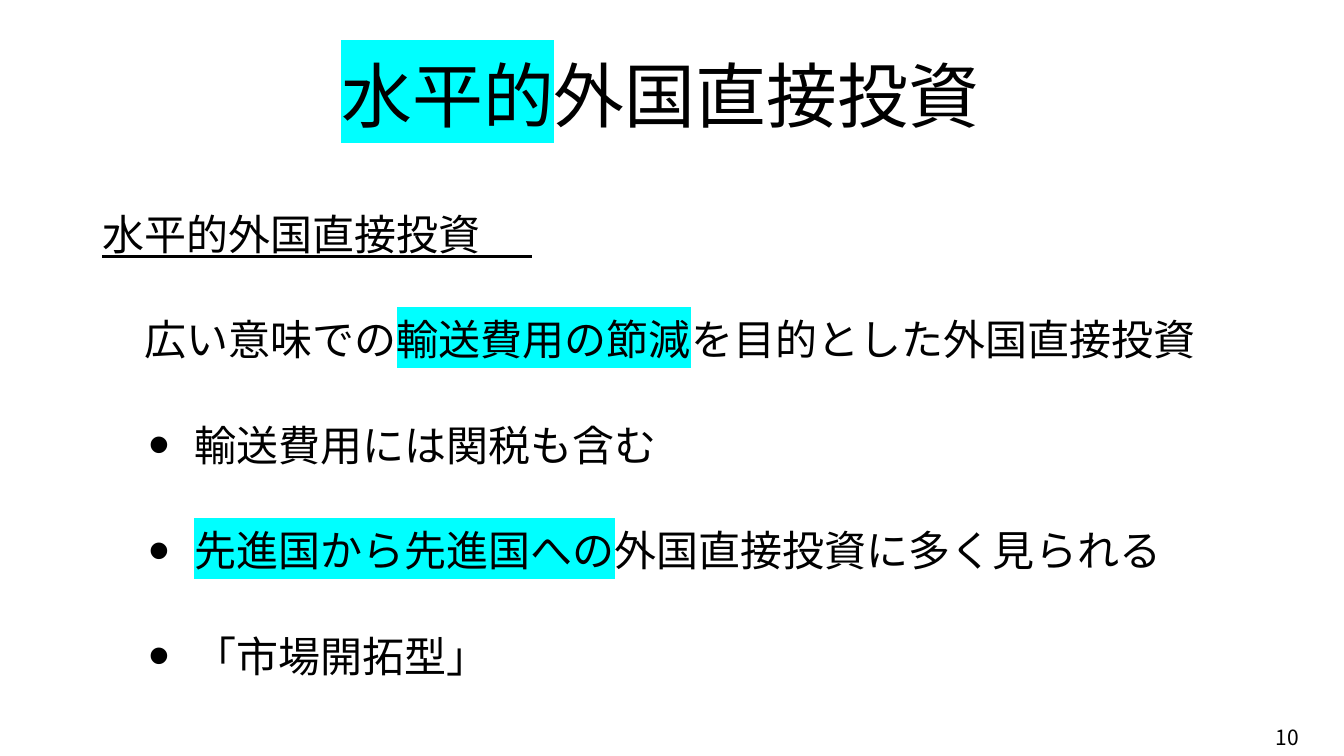
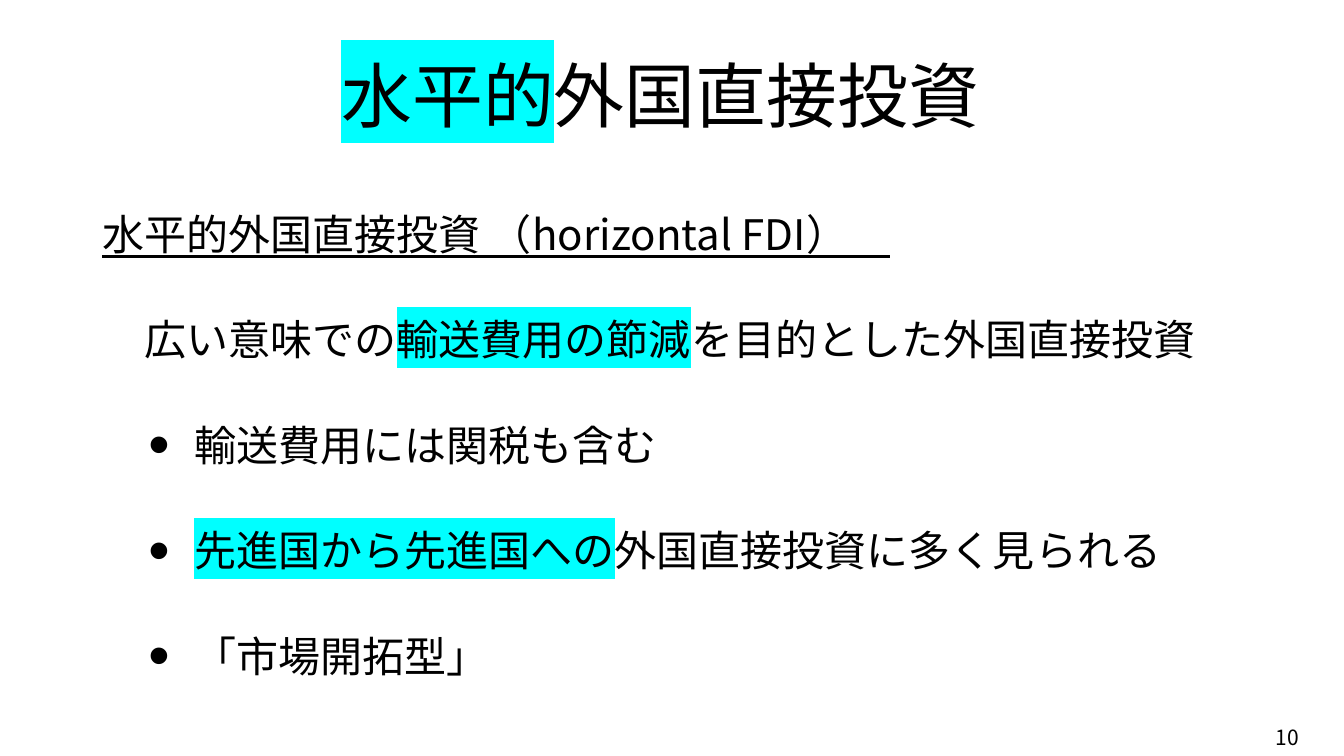
Before and after one commit to ayumu-tanaka/mof, a slide deck: slide 10 of slides/03企業のグローバル化.pptx. Drawn at 1344x756 pixels with LibreOffice and Linux fonts; fonts in the diff are those of the drawing. Boxes give left, top, right and bottom in pixels: in the first picture for what was removed or moved away, otherwise in the second. Text is boxed around its words. In the diff, an @@ line names an element or a change of style, - is before the commit and + after.

```diff
--- a/slides/03企業のグローバル化.pptx
+++ b/slides/03企業のグローバル化.pptx
@@ text at (102,214,849,258): text changed @@
-水平的外国直接投資
+水平的外国直接投資 （horizontal FDI）
```
Also in this commit, not shown: 8 other slides changed, 10 other files.
